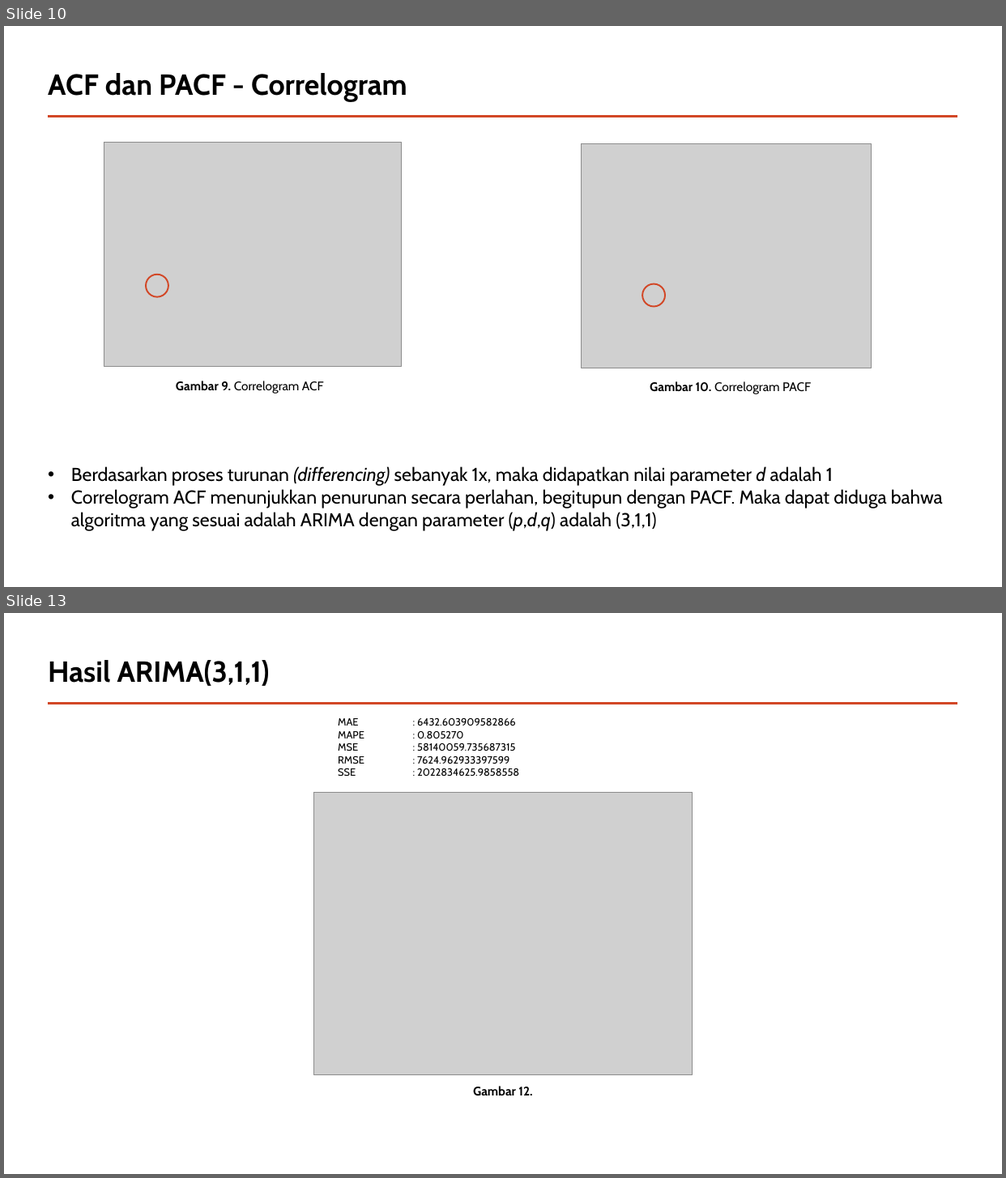
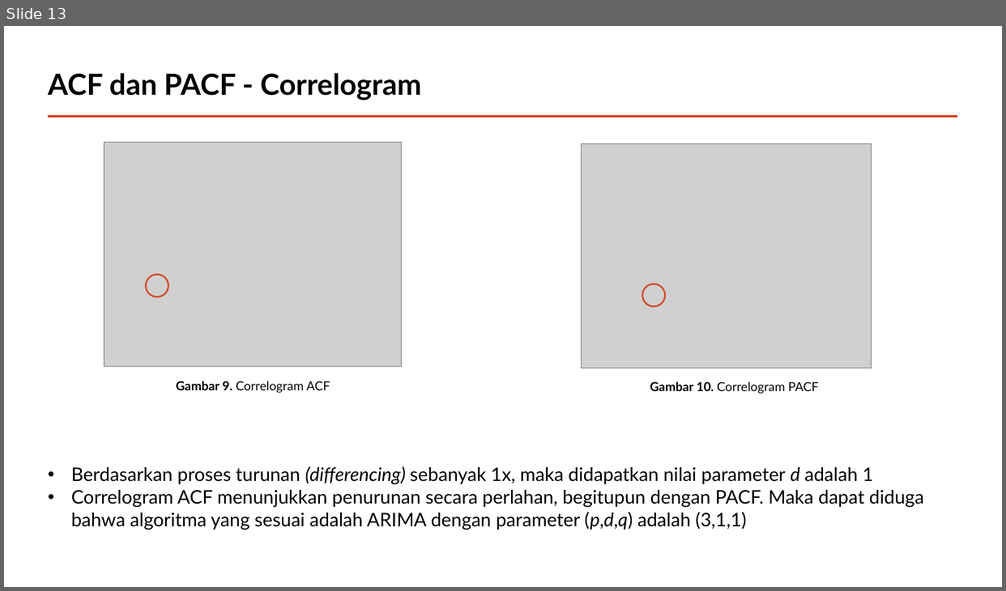
Before and after one commit to andrewmanuelt/arima, a slide deck: Presentasi.pptx. Shown one above the other, each under a label of ours: slides 10 and 13 before the commit, slide 13 after it; the slides between them are not shown. The pictures are 1006x1178 and 1006x591 pixels, drawn with LibreOffice and Linux fonts; fonts in the diff are those of the drawing; grey boxes stand for pictures. Boxes give left, top, right and bottom in pixels: in the first picture for what was removed or moved away, otherwise in the second. Text is boxed around its words. In the diff, an @@ line names an element or a change of style, - is before the commit and + after.

```diff
--- a/Presentasi.pptx
+++ b/Presentasi.pptx
@@ slide 13 removed at (4,613,1002,1174), background #FFFFFF; not listed: 1 template element that a slide beside it also shows @@
@@ title removed at (48,660,270,686) @@
-Hasil ARIMA(3,1,1)
@@ text removed at (338,718,519,776) @@
-MAE : 6432.603909582866
-MAPE : 0.805270
-MSE : 58140059.735687315
-RMSE : 7624.962933397599
-SSE : 2022834625.9858558
@@ picture removed at (313,793,692,1076) @@
@@ text removed at (473,1086,532,1096) @@
-Gambar 12.
@@ what was slide 10 is now slide 13 @@
@@ slide 13 changed as well @@
@@ font Cabin to Lato in 4 elements at (48,73,421,101), (176,381,330,393), (650,382,819,394), (71,467,924,531) @@
```
Also in this commit, not shown: 12 other slides changed, 5 slides added, 1 other slide removed.
